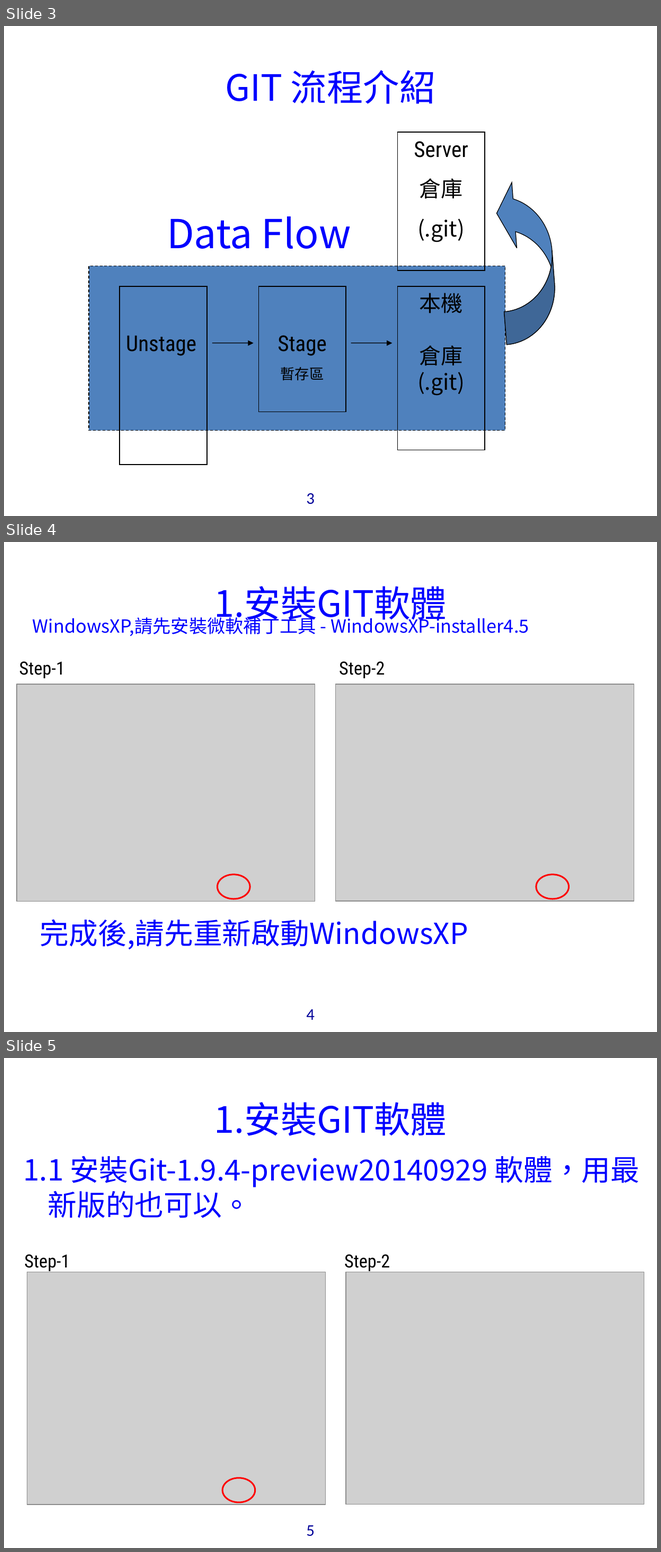
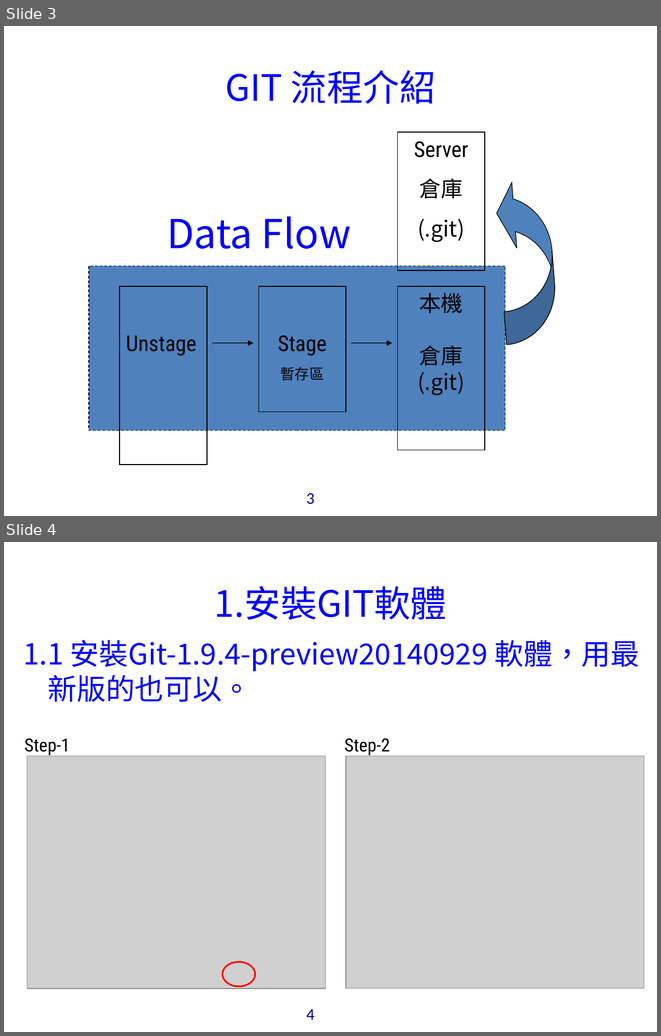
Before and after one commit to bunshue/vcs, a slide deck: _9.tmp/GIT的安裝與使用_ims.ppt. Shown one above the other, each under a label of ours: slides 3, 4 and 5 before the commit, slides 3 and 4 after it. The pictures are 661x1552 and 661x1036 pixels, drawn with LibreOffice and Linux fonts; fonts in the diff are those of the drawing; grey boxes stand for pictures; background and template pictures are left out. Boxes give left, top, right and bottom in pixels: in the first picture for what was removed or moved away, otherwise in the second. Text is boxed around its words. In the diff, an @@ line names an element or a change of style, - is before the commit and + after.

```diff
--- a/_9.tmp/GIT的安裝與使用_ims.ppt
+++ b/_9.tmp/GIT的安裝與使用_ims.ppt
@@ slide 4 removed at box(4, 542, 657, 1032), background picture (left out); not listed: 1 template element that a slide beside it also shows @@
@@ title removed at box(214, 586, 447, 626) @@
-1.安裝GIT軟體
@@ text removed at box(33, 614, 529, 636) @@
-WindowsXP,請先安裝微軟補丁工具 - WindowsXP-installer4.5
@@ text removed at box(19, 661, 65, 678) @@
-Step-1
@@ text removed at box(339, 661, 385, 678) @@
-Step-2
@@ picture removed at box(17, 685, 316, 901) @@
@@ picture removed at box(336, 685, 634, 901) @@
@@ ellipse removed at box(218, 874, 250, 899) @@
@@ ellipse removed at box(536, 874, 569, 899) @@
@@ text removed at box(40, 919, 468, 950) @@
-完成後,請先重新啟動WindowsXP
@@ what was slide 5 is now slide 4 @@
@@ page number at box(306, 1009, 315, 1020): text changed @@
-5
+4
```
Also in this commit, not shown: 3 slides changed, 1 slide added, 1 other slide removed, 21 other files.
